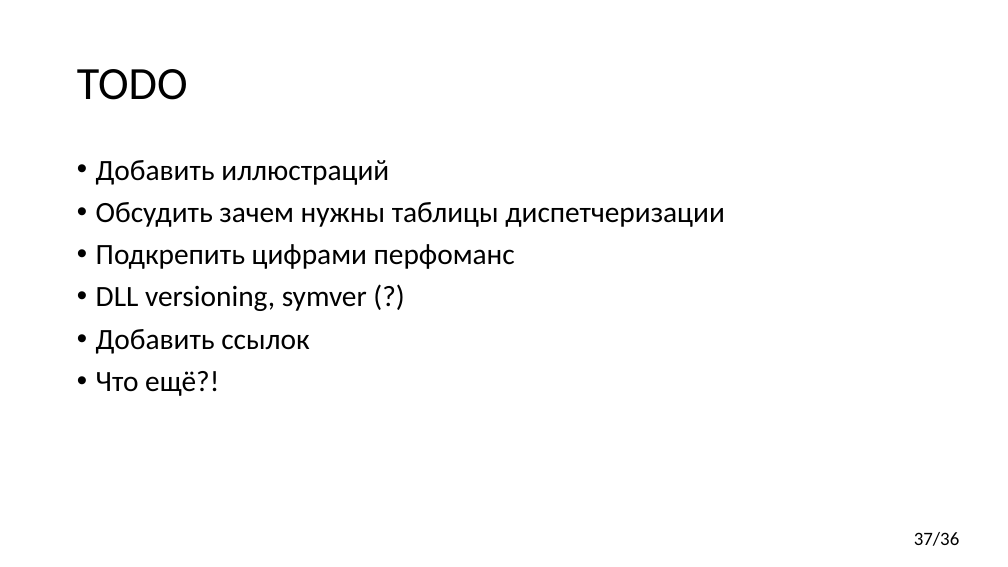
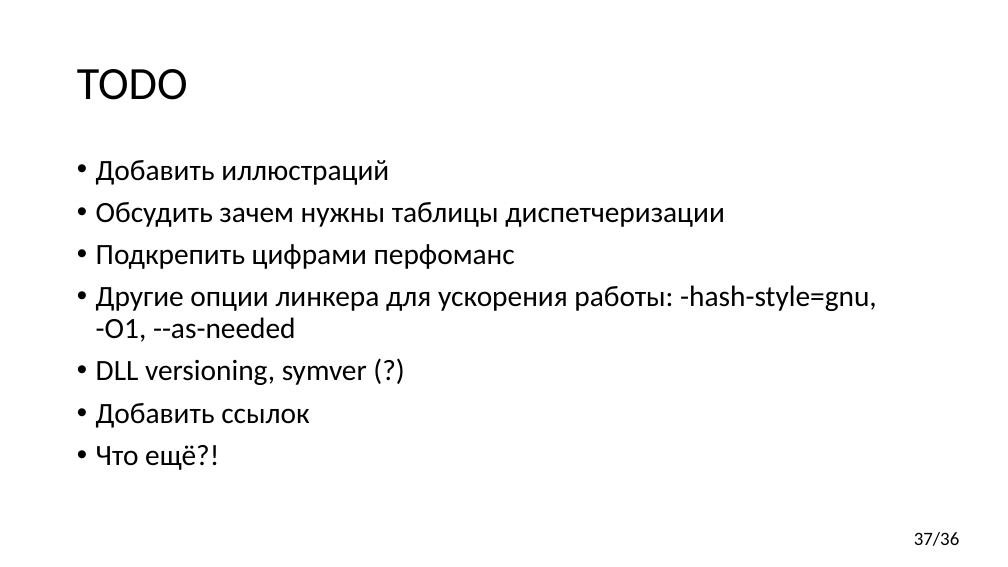
Before and after one commit to yugr/CppRussia, a slide deck: slide 37 of 2024/RU.pptx. Drawn at 1008x567 pixels with LibreOffice and Linux fonts; fonts in the diff are those of the drawing. Boxes give left, top, right and bottom in pixels: in the first picture for what was removed or moved away, otherwise in the second. Text is boxed around its words. In the diff, an @@ line names an element or a change of style, - is before the commit and + after.

```diff
--- a/2024/RU.pptx
+++ b/2024/RU.pptx
@@ text at bbox=[96, 285, 877, 342]: paragraph added @@
+• Другие опции линкера для ускорения работы: -hash-style=gnu, -O1, --as-needed
```
Also in this commit, not shown: 2 other slides changed, 1 other file.
